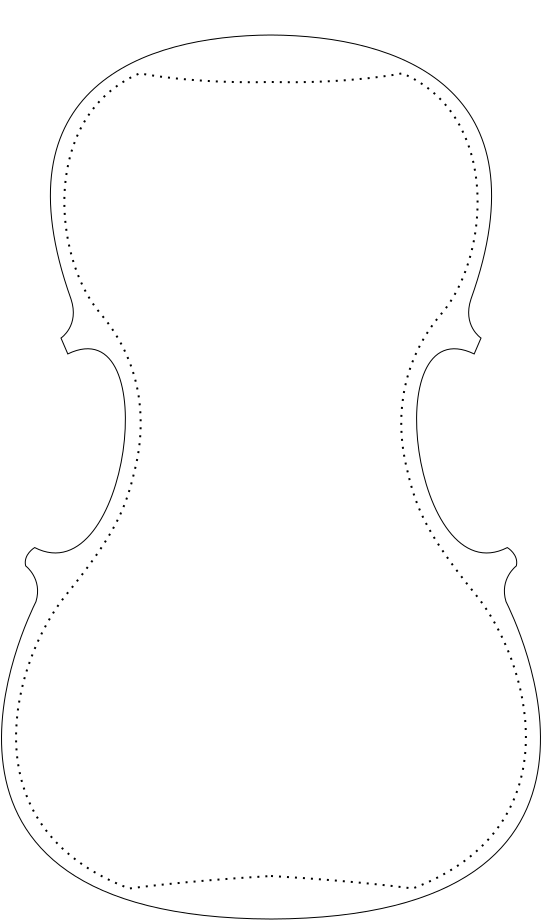
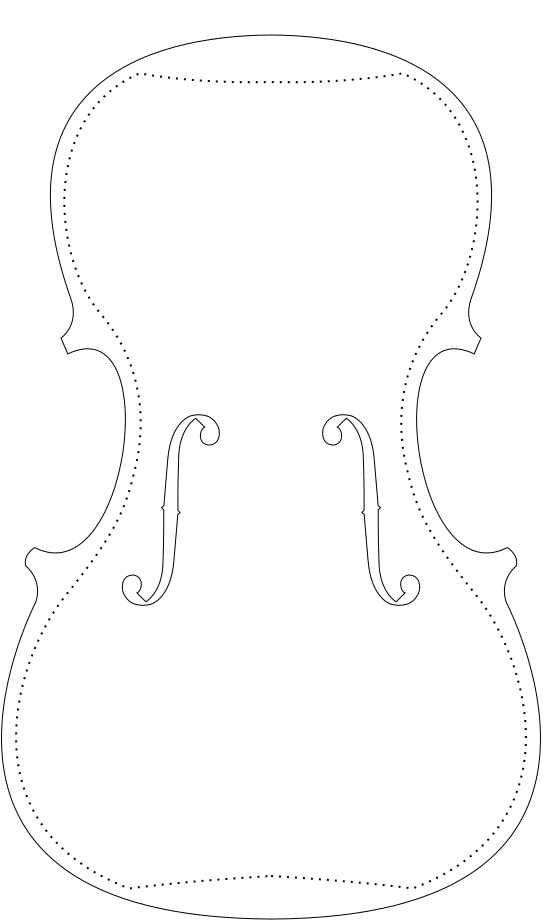
The second 543 x 923 image is a revision of the first. Changes to its layers:
painted on "plate" over (121, 414, 421, 606)
